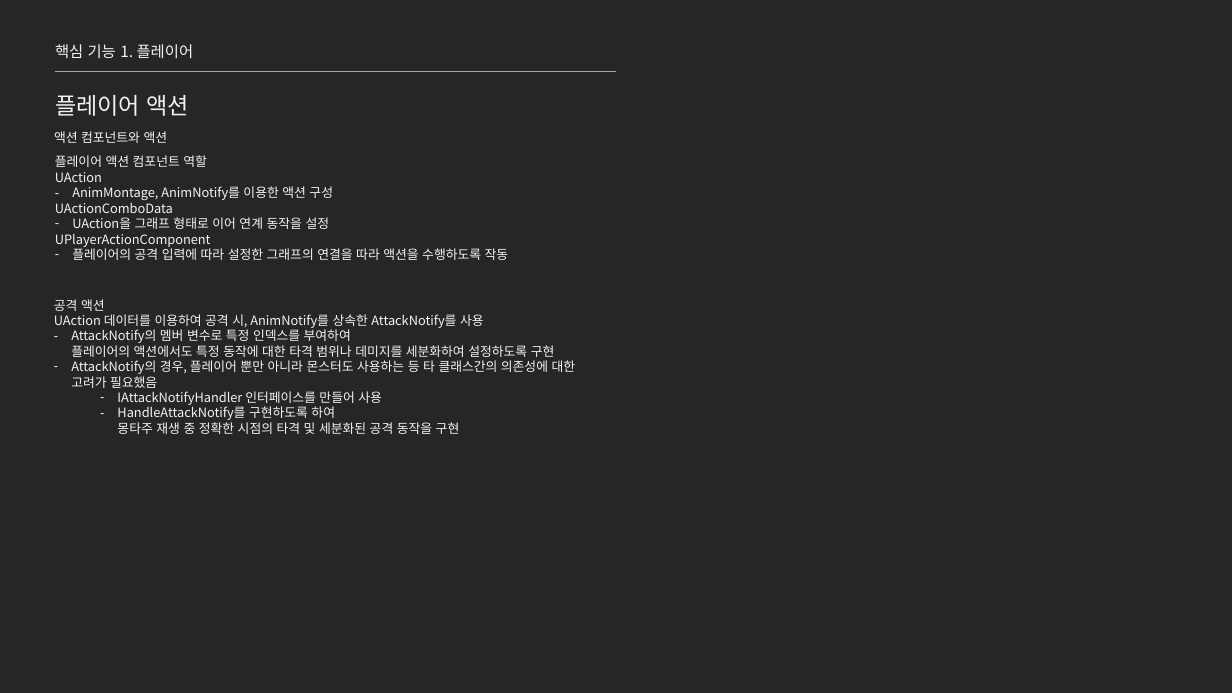
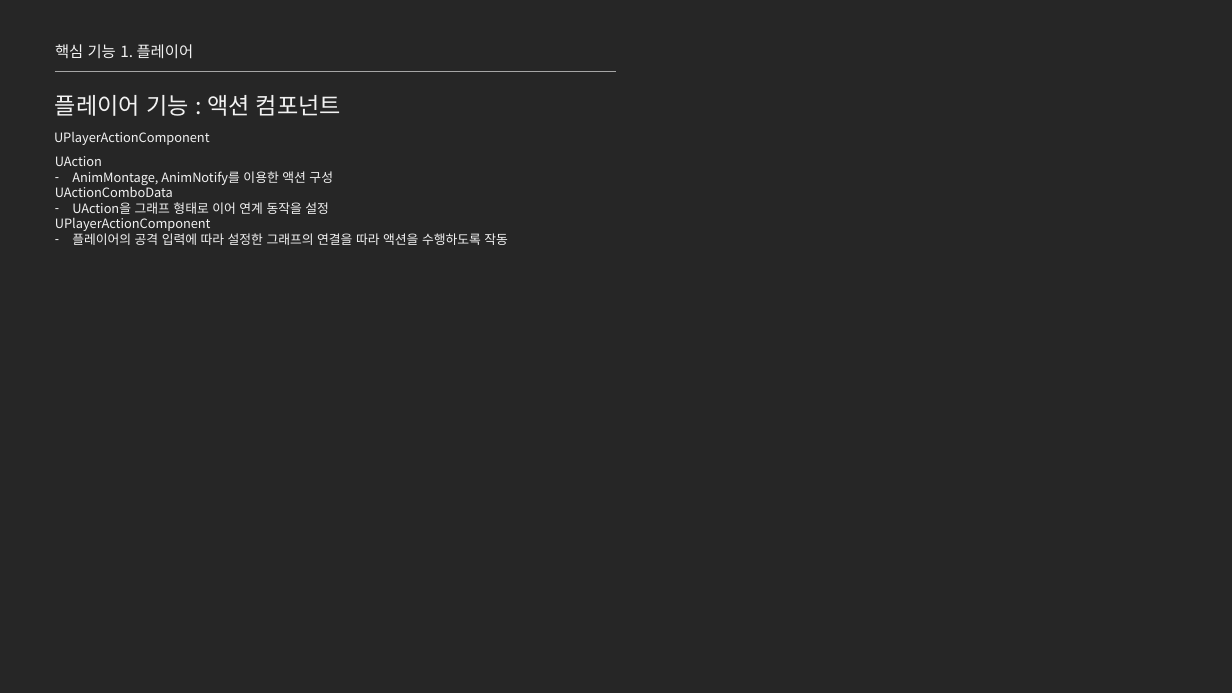
Before and after one commit to jhk0701/project-ARPGHunter, a slide deck: slide 11 of Docs/UnrealEngine_문서_김정환.pptx (slide 6 before the commit). Drawn at 1232x693 pixels with LibreOffice and Linux fonts; fonts in the diff are those of the drawing. Boxes give left, top, right and bottom in pixels: in the first picture for what was removed or moved away, otherwise in the second. Text is boxed around its words. In the diff, an @@ line names an element or a change of style, - is before the commit and + after.

```diff
--- a/Docs/UnrealEngine_문서_김정환.pptx
+++ b/Docs/UnrealEngine_문서_김정환.pptx
@@ text at <box>55,95,341,116</box>: text changed @@
-플레이어 액션
+플레이어 기능 : 액션 컴포넌트
@@ text at <box>54,132,210,145</box>: text changed @@
-액션 컴포넌트와 액션
+UPlayerActionComponent
@@ text at <box>55,155,207,167</box>: paragraph removed @@
-플레이어 액션 컴포넌트 역할
@@ text removed at <box>54,299,576,434</box> @@
-공격 액션
-UAction 데이터를 이용하여 공격 시, AnimNotify를 상속한 AttackNotify를 사용
-– AttackNotify의 멤버 변수로 특정 인덱스를 부여하여
-  플레이어의 액션에서도 특정 동작에 대한 타격 범위나 데미지를 세분화하여 설정하도록 구현
-– AttackNotify의 경우, 플레이어 뿐만 아니라 몬스터도 사용하는 등 타 클래스간의 의존성에 대한 고려가 필요했음
-  – IAttackNotifyHandler 인터페이스를 만들어 사용
-  – HandleAttackNotify를 구현하도록 하여
-    몽타주 재생 중 정확한 시점의 타격 및 세분화된 공격 동작을 구현
```
Also in this commit, not shown: 4 other slides changed, 5 slides added, 1 other file.
